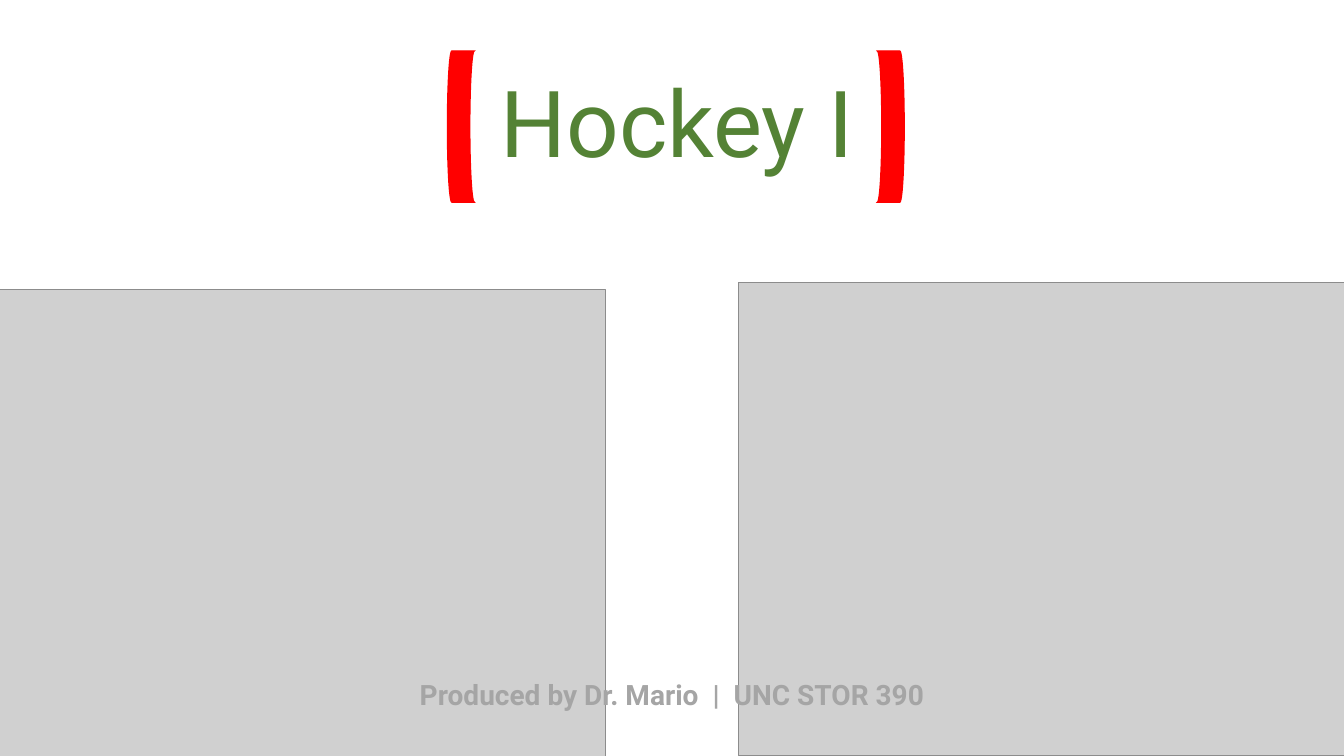
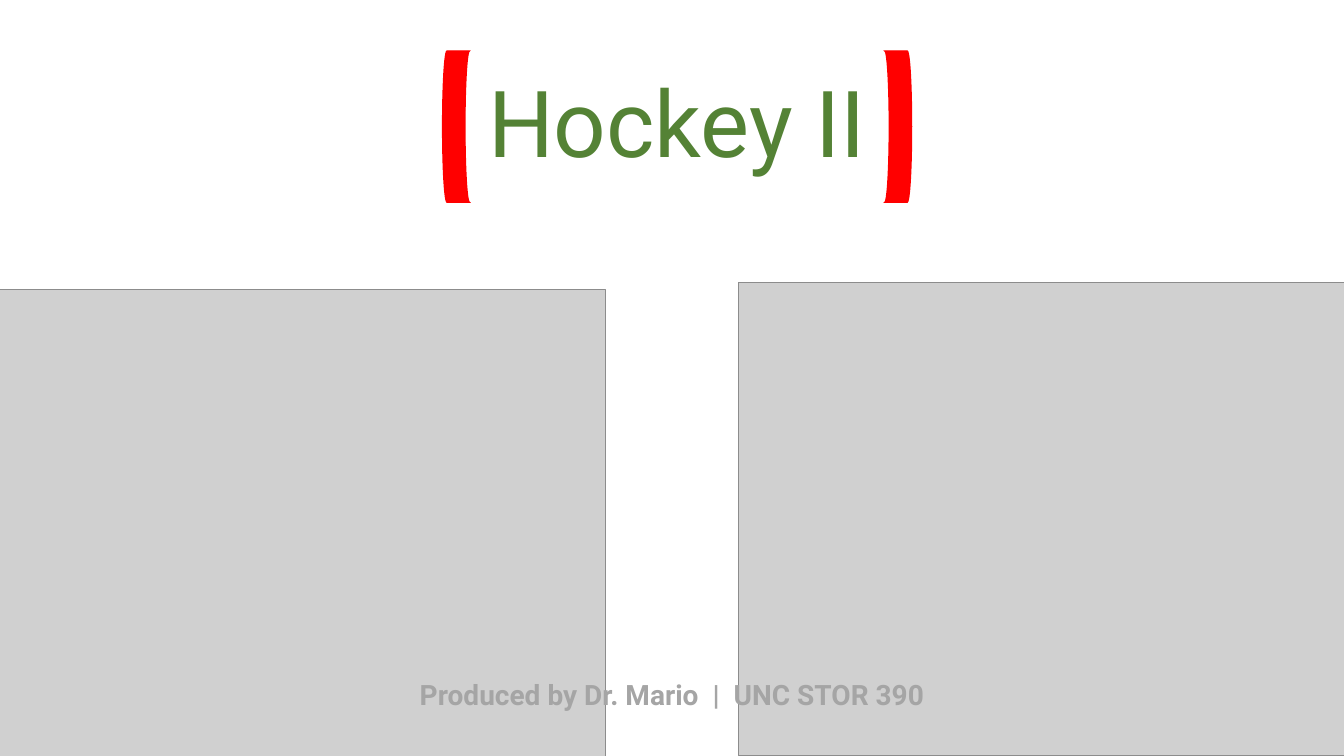
Before and after one commit to SuperMarioGiacomazzo/STOR390_WEBSITE, a slide deck: slide 1 of Slides/Hockey 2/Hockey_2_Lecture.pptx. Drawn at 1344x756 pixels with LibreOffice and Linux fonts; fonts in the diff are those of the drawing; grey boxes stand for pictures. Boxes give left, top, right and bottom in pixels: in the first picture for what was removed or moved away, otherwise in the second. Text is boxed around its words. In the diff, an @@ line names an element or a change of style, - is before the commit and + after.

Commit message:
Hockey Commit

```diff
--- a/Slides/Hockey 2/Hockey_2_Lecture.pptx
+++ b/Slides/Hockey 2/Hockey_2_Lecture.pptx
@@ flow chart online storage: place and size @@
-flow chart online storage at [448, 51, 475, 203]
+flow chart online storage at [443, 51, 470, 203]
@@ flow chart online storage: place and size @@
-flow chart online storage at [877, 51, 904, 203]
+flow chart online storage at [885, 51, 912, 203]
@@ title at [488, 87, 866, 177]: text changed @@
-Hockey I
+Hockey II
```
Also in this commit, not shown: 1 other slide changed, 11 slides added, 17 slides removed, 11 other files.
